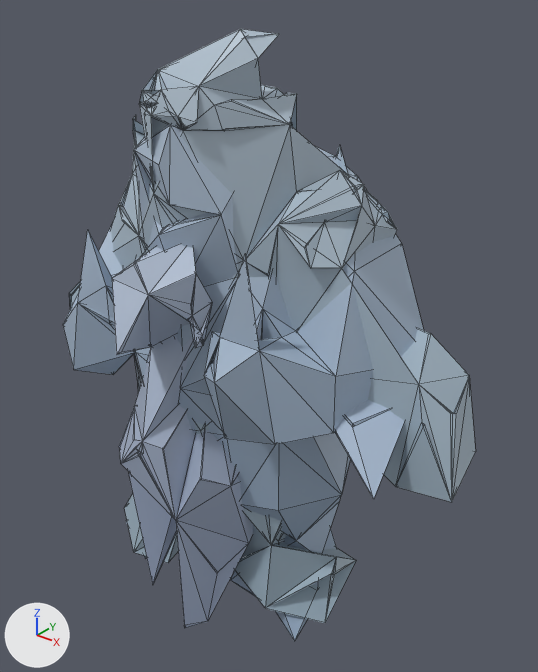
An edit to the Blender file project/blender/giants-far.blend, drawn before and after from the same camera.
The view is the same before and after, from a 50 mm lens placed at (30.4, -34.3, 41.2), pointed at (2.0, 1.2, 19.2). Every picture has the same lights, and +X, +Y and +Z are marked at lower left. The first picture is the older version. Mesh edges are drawn as thin lines.

The first picture shows 'far_giant_dragon', 'far_giant_frostgiant', 'far_giant_ogre', 'far_giant_treefolk'.
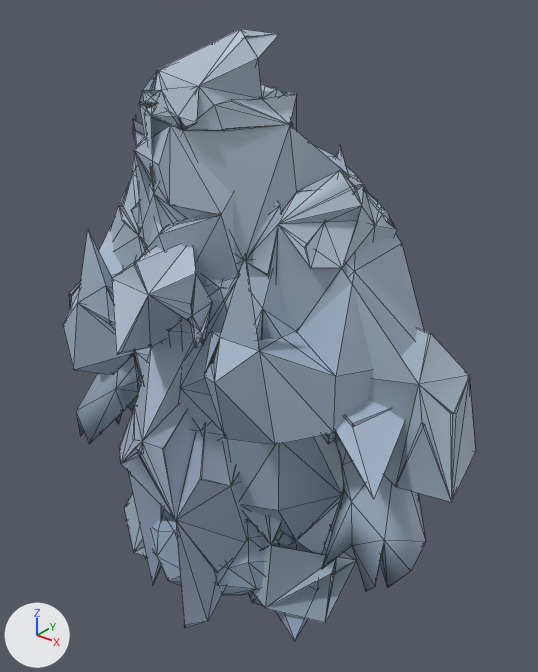
Pixel boxes [x1, y1, x2, y2] of what changed, in the pictures (538 x 672 px):
'far_giant_firegiant', added (mostly hidden)
    after: [76, 201, 425, 605]
'far_giant_cloudgiant', added (mostly hidden)
    after: [132, 41, 336, 595]

The change, as a diff of the scene's bpy script:
```diff
--- a/project/blender/giants-far.blend.py
+++ b/project/blender/giants-far.blend.py
@@ me_far_giant_cloudgiant @@
+me_far_giant_cloudgiant.from_pydata(...)  # 448 vertices, 881 faces; spans x -9.5..9.3, y -7.5..7.6, z 0.1..37.8
+me_far_giant_cloudgiant.materials.append(mat_far_vtx)
@@ me_far_giant_firegiant @@
+me_far_giant_firegiant.from_pydata(...)  # 310 vertices, 648 faces; spans x -15.5..15.3, y -6.7..6.8, z 0.1..31.0
+me_far_giant_firegiant.materials.append(mat_far_vtx)
@@ ob_far_giant_cloudgiant @@
+ob_far_giant_cloudgiant = bpy.data.objects.new('far_giant_cloudgiant', me_far_giant_cloudgiant)
+ob_far_giant_cloudgiant.location = (0.0, 0.0, 0.0)
@@ ob_far_giant_firegiant @@
+ob_far_giant_firegiant = bpy.data.objects.new('far_giant_firegiant', me_far_giant_firegiant)
+ob_far_giant_firegiant.location = (0.0, 0.0, 0.0)
```
